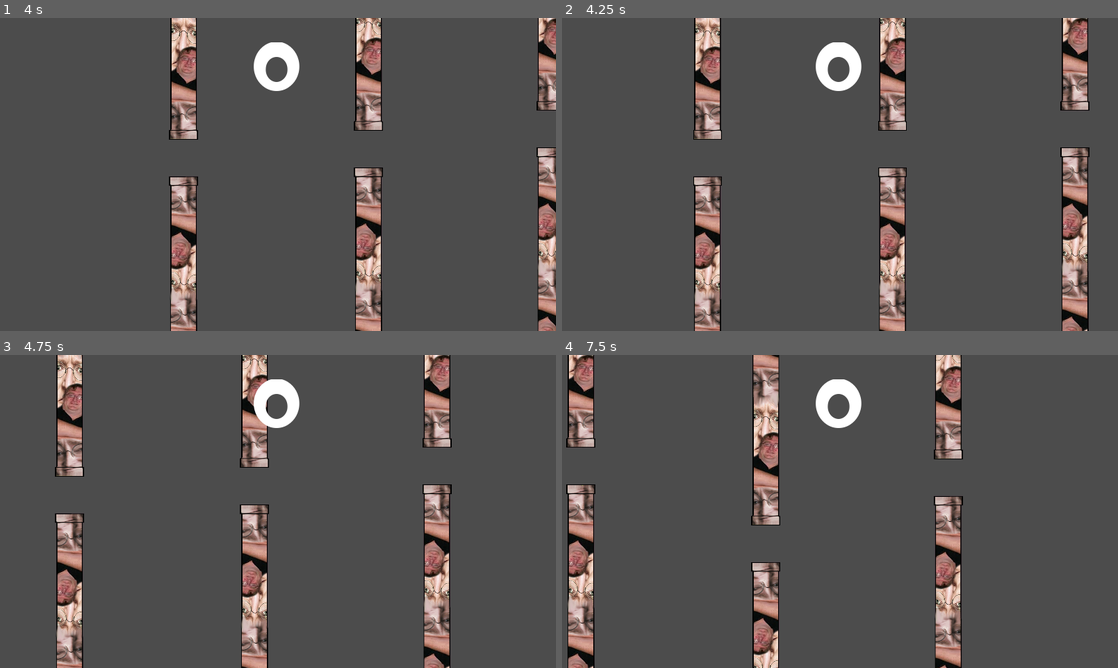
Above: before the commit, frames 1-4 (two rows, left to right).
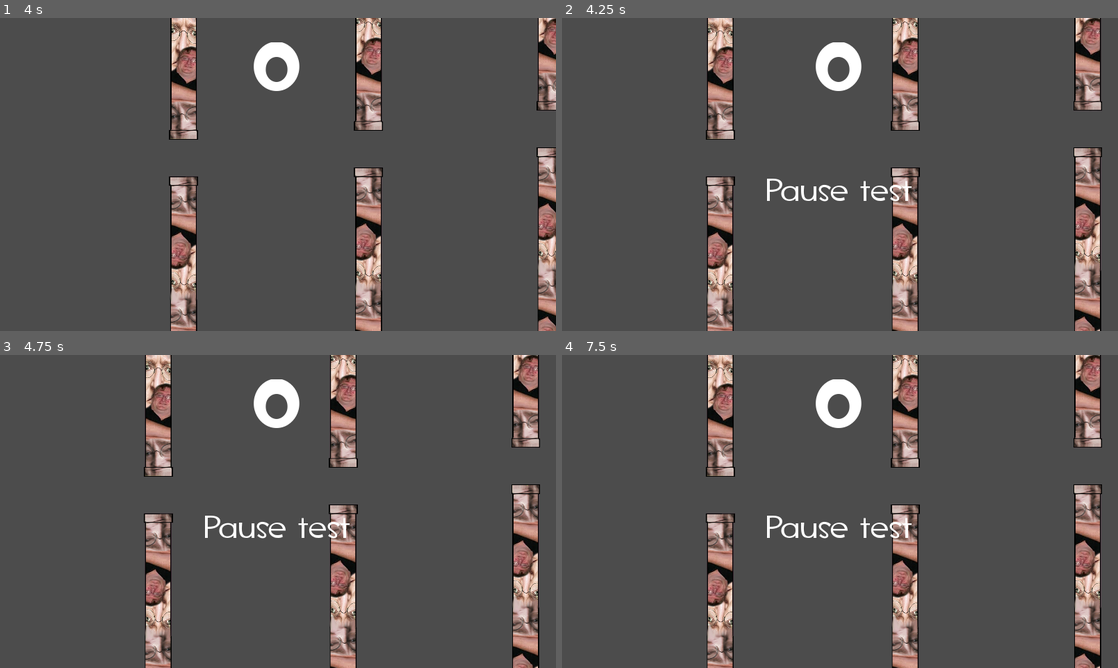
Above: after the commit, the same moments.

Repository: 5FB5/fg_godot
Game: Godot game, scene res://resources/scenes/main.tscn
Two runs of this game, one before a commit and one after it. Both use one fixed random seed, a clock stepped at 60 frames per second and the inputs below. The engine's default icon, where the game draws it, is replaced by a stand-in: a white triangle on a blue panel in a dark square.
Inputs:
- Up to frame 1 (4 s): tap W (player_jump) at 0.77, 1.52, 3.02, 3.77 s
- Up to frame 2 (4.25 s): tap Escape (game_pause, bound only after the commit) at 4.15 s
- Up to frame 3 (4.75 s): tap W (player_jump) at 4.52 s
- Up to frame 4 (7.5 s): tap W (player_jump) at 6.02, 6.77 s

Frame 1 is identical in both runs. In frame 2, 17% of the frame differs, in the area x 23-98%, y 0-100%; in frame 3, 25%; in frame 4, 25%, in the area x 0-98%, y 0-100%.
Error after the commit: Attempt to call function 'show' in base 'null instance' on a null instance. (res://resources/scenes/scripts/mainScene.gd:12)

Commit message:
first steps to in-game pause menu

Diff:
--- a/flappy_gaben_godot/project.godot
+++ b/flappy_gaben_godot/project.godot
@@ -55,6 +55,12 @@
 , Object(InputEventKey,"resource_local_to_scene":false,"resource_name":"","device":0,"alt":false,"shift":false,"control":false,"meta":false,"command":false,"pressed":false,"scancode":16777232,"unicode":0,"echo":false,"script":null)
  ]
 }
+game_pause={
+"deadzone": 0.5,
+"events": [ Object(InputEventKey,"resource_local_to_scene":false,"resource_name":"","device":0,"alt":false,"shift":false,"control":false,"meta":false,"command":false,"pressed":false,"scancode":16777217,"unicode":0,"echo":false,"script":null)
+, Object(InputEventJoypadButton,"resource_local_to_scene":false,"resource_name":"","device":0,"button_index":11,"pressure":0.0,"pressed":false,"script":null)
+ ]
+}
 
 [layer_names]
 
--- a/flappy_gaben_godot/resources/fonts/debug_text.tres
+++ b/flappy_gaben_godot/resources/fonts/debug_text.tres
@@ -3,4 +3,5 @@
 [ext_resource path="res://resources/fonts/src/TF2secondary.ttf" type="DynamicFontData" id=1]
 
 [resource]
+size = 112
 font_data = ExtResource( 1 )
--- a/flappy_gaben_godot/resources/scenes/main.tscn
+++ b/flappy_gaben_godot/resources/scenes/main.tscn
@@ -6,16 +6,20 @@
 [ext_resource path="res://resources/scenes/ui.tscn" type="PackedScene" id=4]
 
 [node name="MainScene" type="Node2D"]
+pause_mode = 2
 script = ExtResource( 3 )
 
 [node name="player" parent="." instance=ExtResource( 1 )]
+pause_mode = 1
 position = Vector2( 184, 200 )
 can_sleep = false
 
 [node name="tubeSpawner" parent="." instance=ExtResource( 2 )]
+pause_mode = 1
 position = Vector2( -40, 88 )
 
 [node name="ui_layer" type="CanvasLayer" parent="."]
+pause_mode = 2
 
 [node name="UI" parent="ui_layer" instance=ExtResource( 4 )]
 margin_top = 64.0
--- a/flappy_gaben_godot/resources/scenes/scripts/mainScene.gd
+++ b/flappy_gaben_godot/resources/scenes/scripts/mainScene.gd
@@ -1,6 +1,18 @@
 extends Node2D
 
 var playerScore: int = 0
+var isPaused: bool = false
+
+func _process(delta):
+	#Pause
+	if (Input.is_action_just_pressed("game_pause")):
+		isPaused = true
+
+	if (isPaused):
+		$ui_layer/UI/pause.show()
+		get_tree().paused = true
+
+	pass
 
 func _on_player__death():
 	print("Code: Player _death signal emited")
--- a/flappy_gaben_godot/resources/scenes/scripts/player.gd
+++ b/flappy_gaben_godot/resources/scenes/scripts/player.gd
@@ -2,7 +2,7 @@
 
 signal _death
 
-export var jumpForce: 		int = 26000
+export var jumpForce: 	int = 26000
 export var gravityForce: 	int = 1056
 
 #Getting all global vars we need
--- a/flappy_gaben_godot/resources/scenes/scripts/tube.gd
+++ b/flappy_gaben_godot/resources/scenes/scripts/tube.gd
@@ -29,7 +29,7 @@
 
 #If tube collides with player then we set player canFly var to false (defeat)
 func _on_RigidBody2D_body_entered(body):
-	var _globalVar  = get_node("/root/GlobalVar")
+	var _globalVar = get_node("/root/GlobalVar")
 	_globalVar.playerCanFly = false
 
 	print("Code: _globalVar.canFly = ", _globalVar.playerCanFly)
--- a/flappy_gaben_godot/resources/scenes/ui.tscn
+++ b/flappy_gaben_godot/resources/scenes/ui.tscn
@@ -1,8 +1,9 @@
-[gd_scene load_steps=4 format=2]
+[gd_scene load_steps=5 format=2]
 
 [ext_resource path="res://resources/scenes/scripts/ui.gd" type="Script" id=1]
 [ext_resource path="res://resources/fonts/fg_score.tres" type="DynamicFont" id=2]
 [ext_resource path="res://resources/scenes/scripts/score_label.gd" type="Script" id=3]
+[ext_resource path="res://resources/scenes/ui_pause.tscn" type="PackedScene" id=4]
 
 [node name="UI" type="Control"]
 anchor_right = 1.0
@@ -27,3 +28,6 @@
 __meta__ = {
 "_edit_use_anchors_": false
 }
+
+[node name="pause" parent="." instance=ExtResource( 4 )]
+visible = false
--- /dev/null
+++ b/flappy_gaben_godot/resources/scenes/ui_pause.tscn
@@ -0,0 +1,31 @@
+[gd_scene load_steps=2 format=2]
+
+[ext_resource path="res://resources/fonts/debug_text.tres" type="DynamicFont" id=1]
+
+[node name="Control" type="Control"]
+pause_mode = 2
+anchor_right = 1.0
+anchor_bottom = 1.0
+__meta__ = {
+"_edit_use_anchors_": false
+}
+
+[node name="CenterContainer" type="CenterContainer" parent="."]
+margin_right = 1920.0
+margin_bottom = 1080.0
+__meta__ = {
+"_edit_use_anchors_": false
+}
+
+[node name="Label" type="Label" parent="CenterContainer"]
+margin_left = 688.0
+margin_top = 484.0
+margin_right = 1232.0
+margin_bottom = 596.0
+custom_fonts/font = ExtResource( 1 )
+text = "Pause test"
+align = 1
+valign = 1
+__meta__ = {
+"_edit_use_anchors_": false
+}
